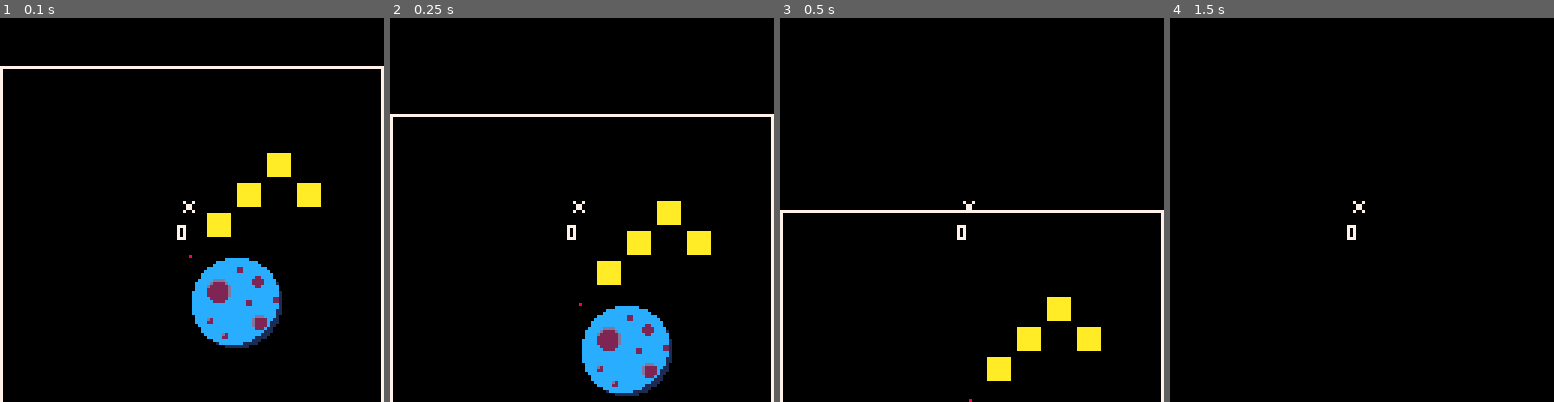
Above: before the commit, frames 1-4 (left to right).
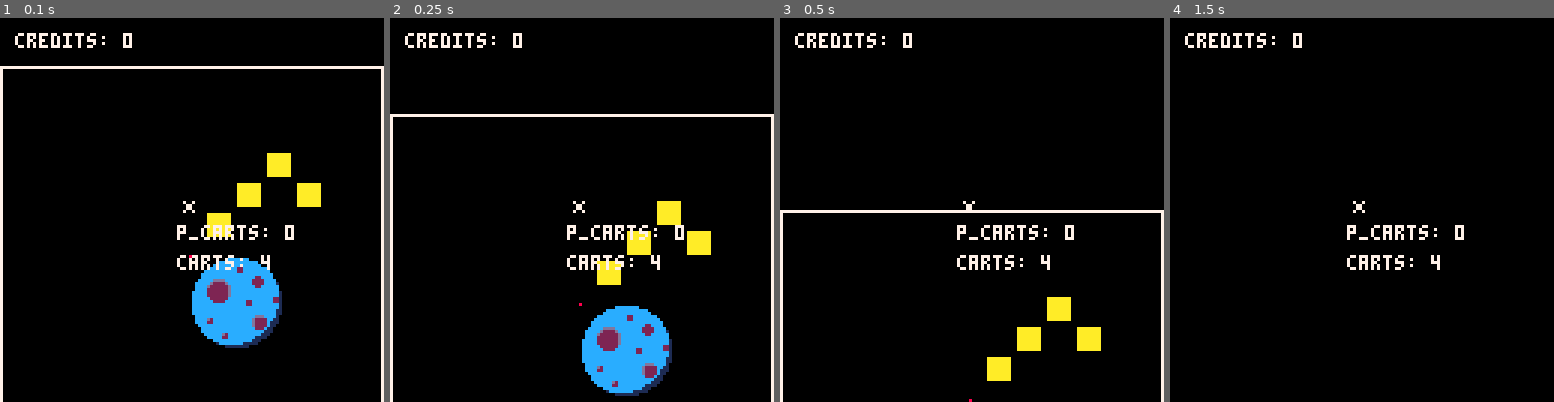
Above: after the commit, the same moments.

Repository: shen-sat/space-train-trader-demake
Game: PICO-8 cartridge game.p8
Two runs of this game, one before a commit and one after it. Both use one fixed random seed, a clock stepped at 60 frames per second and the inputs below.
Inputs:
- Up to frame 1 (0.1 s): no input
- Up to frame 2 (0.25 s): no input
- Up to frame 3 (0.5 s): tap X (X key) at 0.33 s
- Up to frame 4 (1.5 s): tap O (Z key) at 0.7 s; tap X (X key) at 1.07 s

The runs differ from the first frame. In frame 1, 1.2% of the frame differs, in the area x 3-77%, y 3-66%; in frame 2, 1.2%; in frame 3, 1.2%; in frame 4, 1.2%.

Commit message:
Sell all carts at planet

Diff:
--- a/game.p8
+++ b/game.p8
@@ -22,6 +22,7 @@
     carts = {},
     pos_history = {},
     pos_history_limit = 70,
+    credits = 0,
     update = function(self)
       self:update_pos_history()
       self:burn_fuel()
@@ -107,8 +108,21 @@
     x = 0,
     y = 0,
     width = 32,
-    height = 32
-  }
+    height = 32,
+    update = function(self)
+      if self:is_buying() and btnp(5) then
+        for cart in all(player.carts) do
+          player.credits += cart.value
+          del(player.carts,cart)
+        end
+      end
+    end,
+    is_buying = function(self)
+      if is_point_in_rect(player,self) then return true end
+      return false
+    end
+  }
+
 end
 
 function _update()
@@ -116,6 +130,7 @@
   for cart in all(carts) do
     cart:check_player_collision(player)
   end
+  planet:update()
   camera(player.x - 59,player.y - 59)
 end
 
@@ -125,13 +140,18 @@
   for cart in all(carts) do
     spr(cart.sprite,cart.x,cart.y)
   end
-  print(flr((#player.carts)/2), player.x, player.y + 10, 7)
+  for cart in all(player.carts) do
+    spr(cart.sprite,cart.x,cart.y)
+  end
+  print('p_carts: '..#player.carts, player.x, player.y + 10, 7)
+  print('carts: '..#carts, player.x, player.y + 20  , 7)
   spr(player.sprite, player.x, player.y)
+  print('credits: '..player.credits, player.x - 59 + 5, player.y - 59 + 5, 7)
   rect(galaxy.x - 63,galaxy.y - 63,127 - 63,127 - 63,7) --border
   pset(galaxy.x,galaxy.y,8) --center of galaxy
 end
 
-function check_point_in_rect(point,rect)
+function is_point_in_rect(point,rect)
   return point.x >= rect.x and point.x <= rect.x + rect.width and point.y >= rect.y and point.y <= rect.y + rect.height
 end
 
@@ -144,6 +164,7 @@
     height = 8,
     weight = 1,
     type = 'gold',
+    value = 50,
     is_collected  = false,
     center = function(self)
       local center_points = {
@@ -156,9 +177,10 @@
     end,
     check_player_collision = function(self,player)
       for point in all(self:center()) do
-        if check_point_in_rect(point,player) and not self.is_collected then
+        if is_point_in_rect(point,player) and not self.is_collected then
           self.is_collected = true
           add(player.carts,self)
+          del(carts,self)
         end
       end
     end
Not shown, changed: TODO.txt
